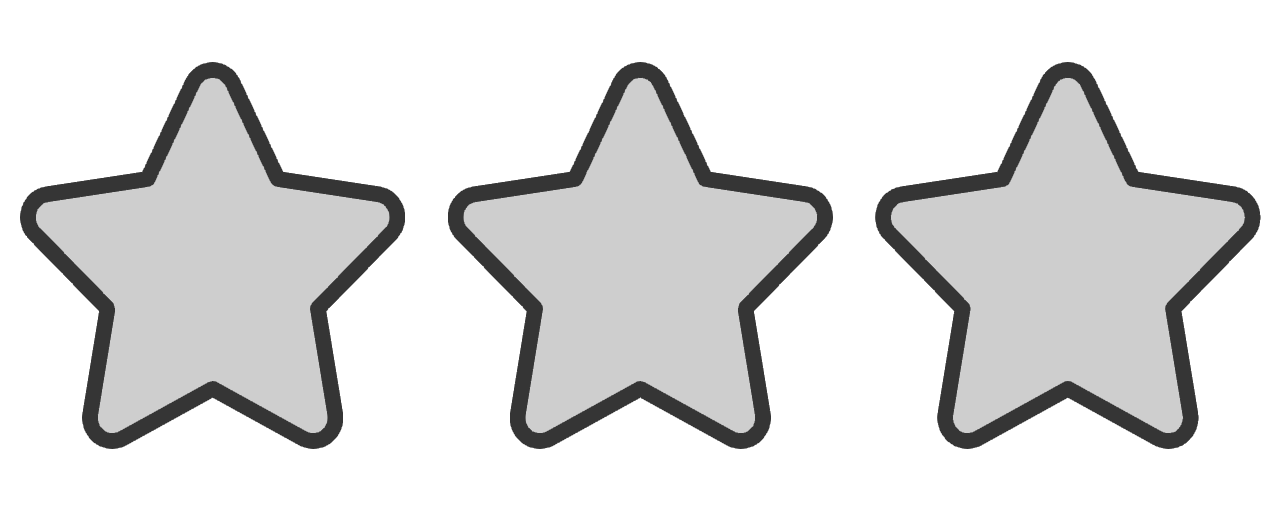
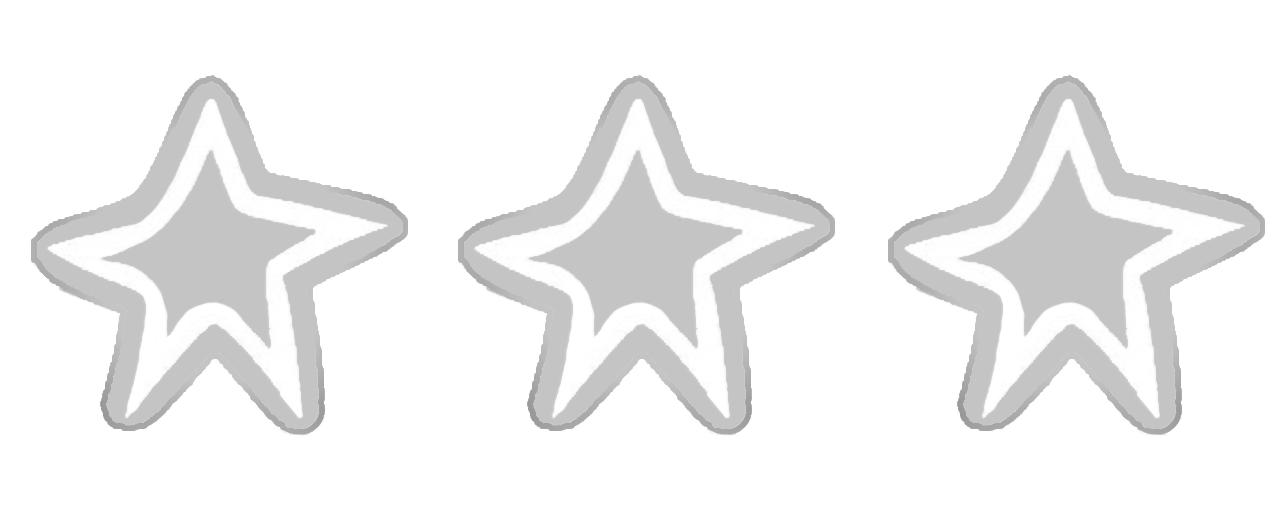
The second 1280 × 512 image is a revision of the first. Changes to its layers:
added layer "OutLine copy" above "Star copy" over (31, 75, 408, 436)
added layer "Star copy" above "OutLine copy 2" over (29, 74, 408, 438)
added layer "OutLine copy 2" above "Star copy 2" over (888, 75, 1265, 436)
added layer "Star copy 2" above "OutLine" over (886, 74, 1265, 438)
added layer "OutLine" above "Star" over (458, 75, 835, 436)
added layer "Star" above "Layer 2" over (456, 74, 835, 438)
hid "Layer 1" over (20, 62, 1261, 449)
hid "Shape 1" over (28, 70, 1253, 441)
